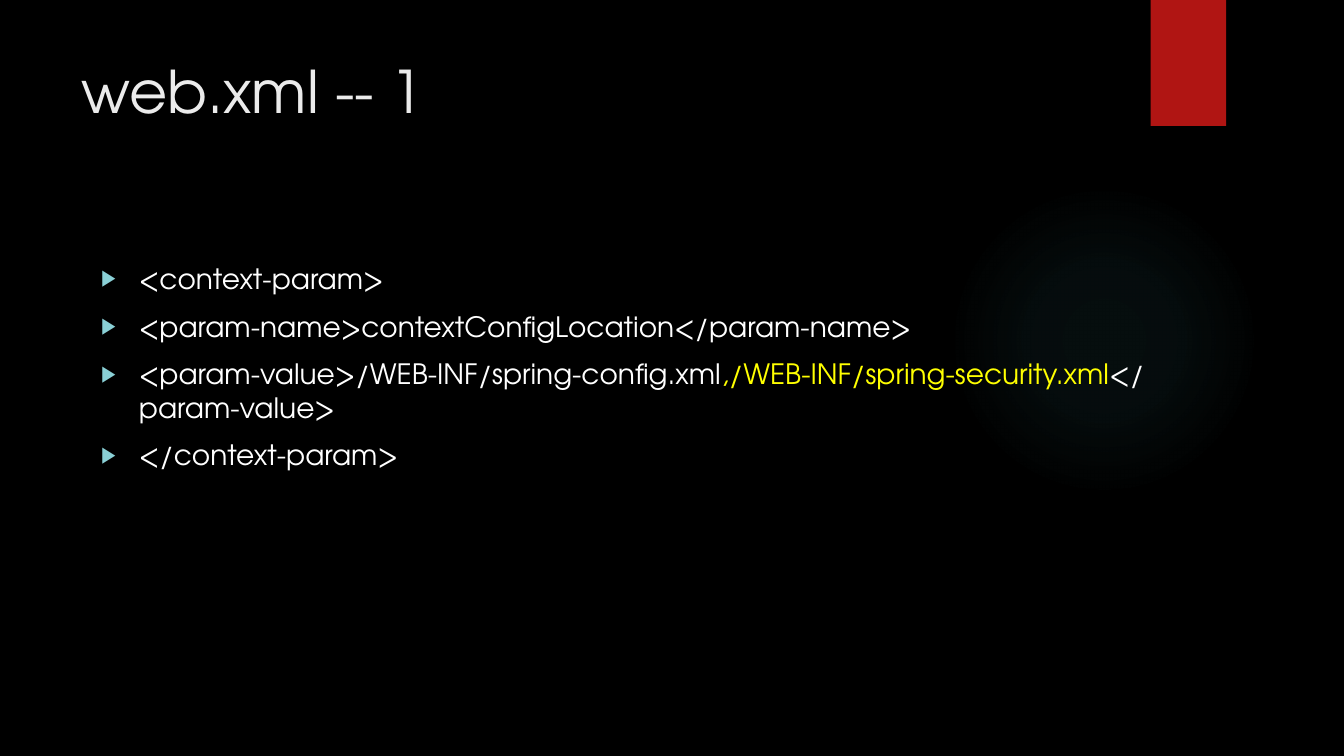
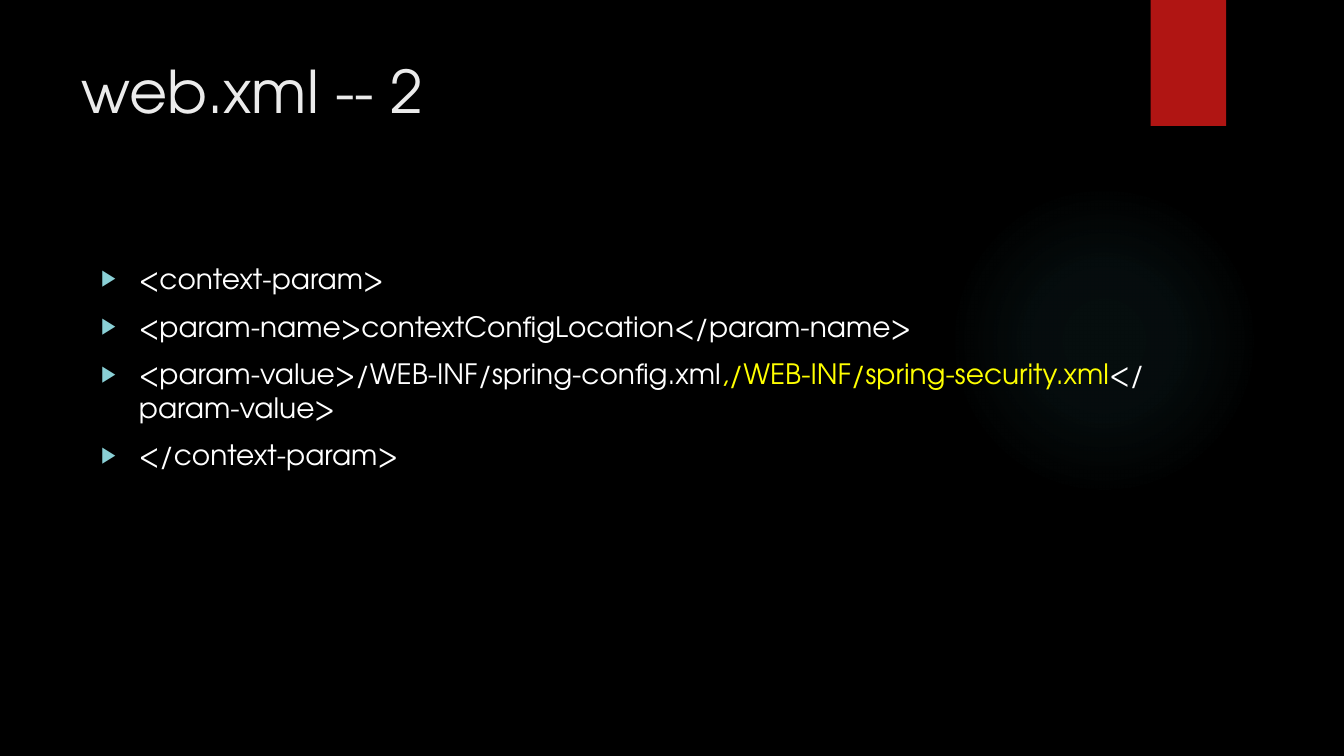
Before and after one commit to lyifan/jsct, a slide deck: slide 6 of doc/spring-security.pptx (slide 2 before the commit). Drawn at 1344x756 pixels with LibreOffice and Linux fonts; fonts in the diff are those of the drawing; background and template pictures are left out. Boxes give left, top, right and bottom in pixels: in the first picture for what was removed or moved away, otherwise in the second. Text is boxed around its words. In the diff, an @@ line names an element or a change of style, - is before the commit and + after.

```diff
--- a/doc/spring-security.pptx
+++ b/doc/spring-security.pptx
@@ title at (81, 68, 423, 114): text changed @@
-web.xml -- 1
+web.xml -- 2
```
Also in this commit, not shown: 2 other slides changed, 4 slides added, 18 other files.
